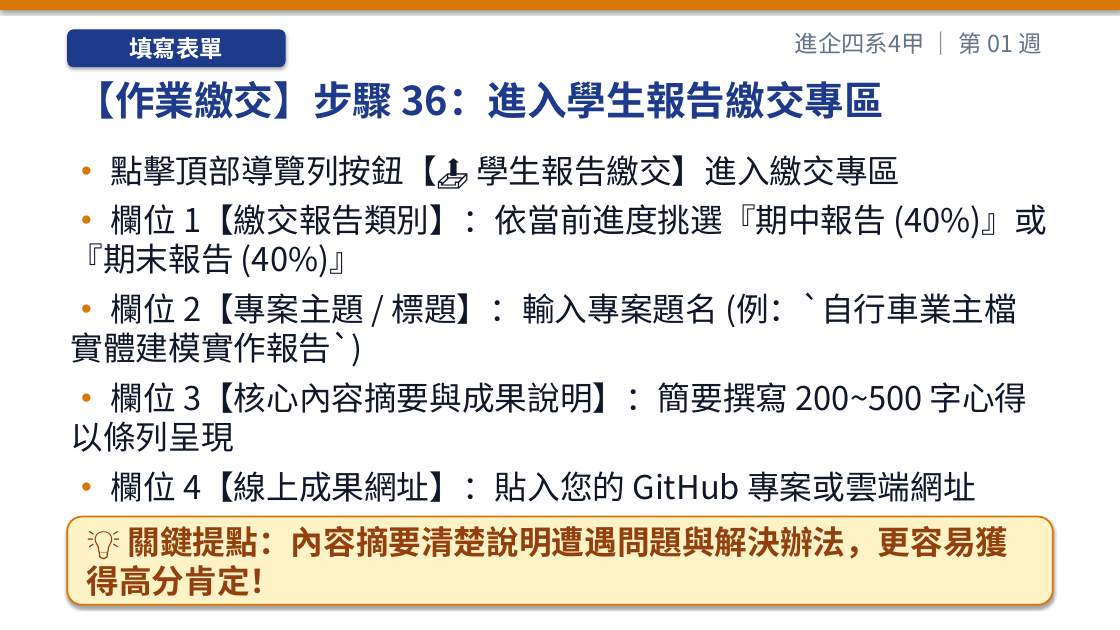
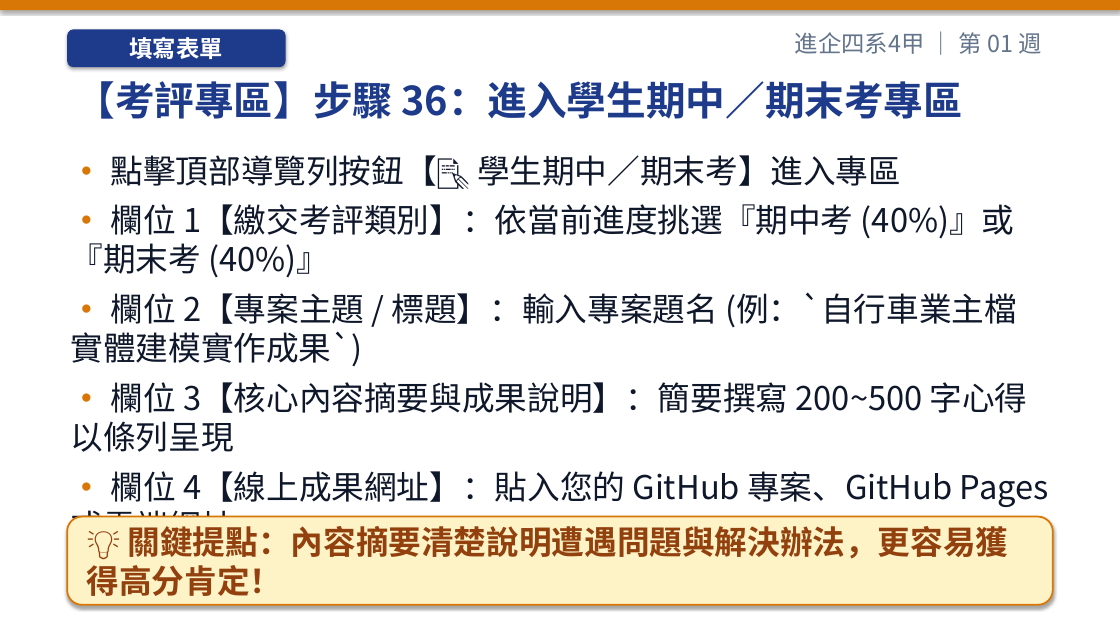
Before and after one commit to h12s12bs/vnu-enterprise-resource-planning, a slide deck: slide 54 of 01_每週教學簡報_PPT/ERP_第01週_課程導論、ERP_概念演進與數位轉型.pptx. Drawn at 1120x630 pixels with LibreOffice and Linux fonts; fonts in the diff are those of the drawing. Boxes give left, top, right and bottom in pixels: in the first picture for what was removed or moved away, otherwise in the second. Text is boxed around its words. In the diff, an @@ line names an element or a change of style, - is before the commit and + after.

Commit message:
feat: rename assessment to 期中考 and 期末考, refine W1 setup pacing, and add W18 GitHub Pages showcase

```diff
--- a/01_每週教學簡報_PPT/ERP_第01週_課程導論、ERP_概念演進與數位轉型.pptx
+++ b/01_每週教學簡報_PPT/ERP_第01週_課程導論、ERP_概念演進與數位轉型.pptx
@@ text at bbox=[75, 81, 963, 119]: text changed @@
-【作業繳交】步驟 36：進入學生報告繳交專區
+【考評專區】步驟 36：進入學生期中／期末考專區
@@ text at bbox=[71, 155, 1017, 366]: text changed @@
-• 點擊頂部導覽列按鈕【📤 學生報告繳交】進入繳交專區
-• 欄位 1【繳交報告類別】：依當前進度挑選『期中報告 (40%)』或『期末報告 (40%)』
-• 欄位 2【專案主題 / 標題】：輸入專案題名 (例：`自行車業主檔實體建模實作報告`)
+• 點擊頂部導覽列按鈕【📝 學生期中／期末考】進入專區
+• 欄位 1【繳交考評類別】：依當前進度挑選『期中考 (40%)』或『期末考 (40%)』
+• 欄位 2【專案主題 / 標題】：輸入專案題名 (例：`自行車業主檔實體建模實作成果`)
@@ text at bbox=[71, 471, 1049, 596]: text changed @@
-• 欄位 4【線上成果網址】：貼入您的 GitHub 專案或雲端網址
-• 欄位 5【附件檔案】：若有 PDF/Word 報告亦可一併附加
+• 欄位 4【線上成果網址】：貼入您的 GitHub 專案、GitHub Pages 或雲端網址
+• 欄位 5【附件檔案】：若有 PDF/Word/成果報告亦可一併附加
```
Also in this commit, not shown: 12 other slides changed, 46 other files.
